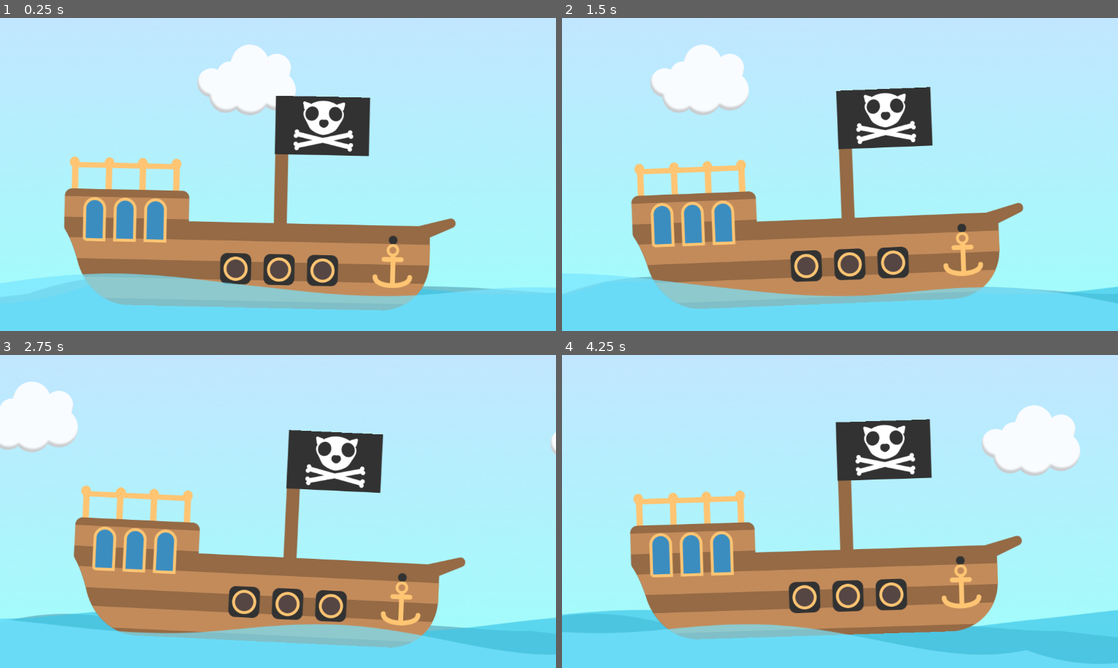
Above: before the commit, frames 1-4 (two rows, left to right).
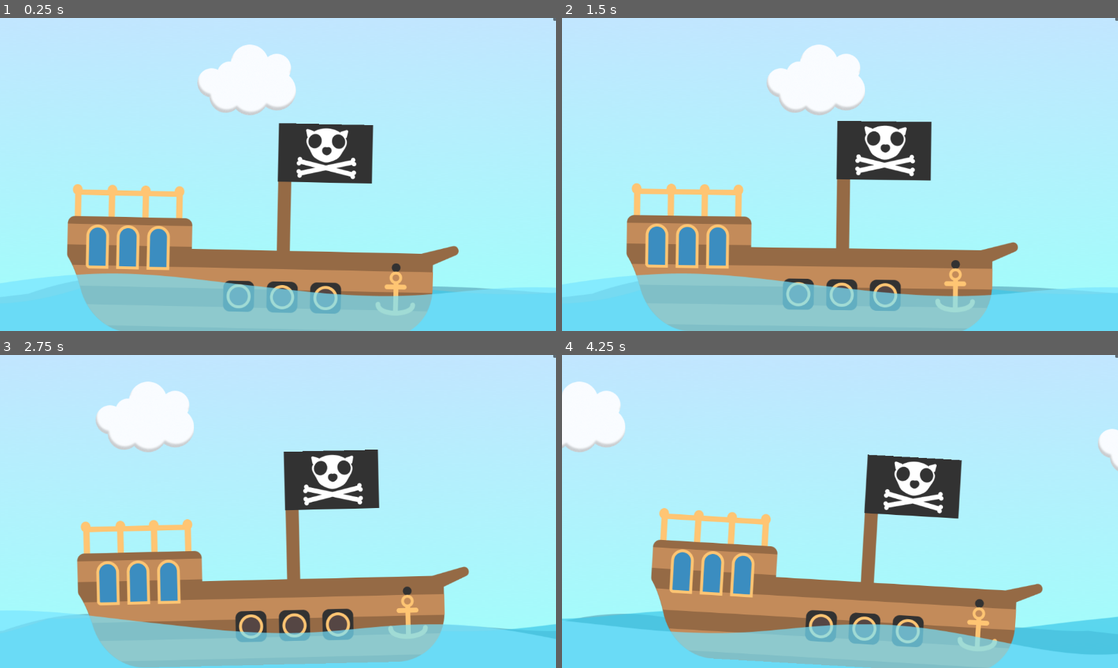
Above: after the commit, the same moments.

Repository: fishygaminglife-del/Pirate-Cats
Game: Godot game, scene res://scene/ship_sailing.tscn
Same seed, same stepped clock (60 frames per second), same inputs: the game is played once before the commit and once after it. The project has no main scene, so this scene is started directly.
Inputs (mouse positions are in pixels of both pictures, inside the frame that each line leads up to):
- Up to frame 1 (0.25 s): no input
- Up to frame 2 (1.5 s): click (1117, 18) at 0.52 s; click (723, 259) at 1.25 s, where only the run after the commit has a clickable "LOAD GAME"
- Up to frame 3 (2.75 s): tap Enter at 2 s; move the mouse to (400, 495) at 2.02 s; hold Right from 2.03 s (still down); tap Alt at 2.1 s; click (400, 495) at 2.17 s
- Up to frame 4 (4.25 s): move the mouse to (728, 527) at 2.77 s; release Right at 2.78 s; hold Down 2.78-3.53 s; tap Shift at 2.85 s; move the mouse to (895, 442) at 3.52 s; hold Right from 3.53 s (still down); tap Alt at 3.6 s

The runs differ from the first frame. In frame 1, 24% of the frame differs, in the area x 11-100%, y 0-100%; in frame 2, 32%; in frame 3, 31%; in frame 4, 36%, in the area x 0-100%, y 0-100%.

Commit message:
Add front boat animation
I added the front boat part to the animation.

Diff:
--- /dev/null
+++ b/pirate-cats/scene/fishing.tscn
@@ -0,0 +1,8 @@
+[gd_scene format=3 uid="uid://d8yknlk0lcm2"]
+
+[node name="Node2D" type="Node2D" unique_id=1008847777]
+
+[node name="Camera2D" type="Camera2D" parent="." unique_id=118414367]
+position = Vector2(582, 348)
+scale = Vector2(0.5, 0.5)
+zoom = Vector2(2, 2)
--- a/pirate-cats/scene/ship_sailing.tscn
+++ b/pirate-cats/scene/ship_sailing.tscn
@@ -5,11 +5,97 @@
 [ext_resource type="Texture2D" uid="uid://curbdxaf7jf86" path="res://assets/clouds.png" id="2_c0c2u"]
 [ext_resource type="Texture2D" uid="uid://bhdiu5db3tbq2" path="res://assets/middleblue.png" id="3_pjvru"]
 [ext_resource type="Texture2D" uid="uid://d1ne8hi4rsd46" path="res://assets/backblue.png" id="4_eqgp1"]
+[ext_resource type="Texture2D" uid="uid://db323u36livna" path="res://assets/catscloud.png" id="4_ifos2"]
 [ext_resource type="Texture2D" uid="uid://bwv6v8yq3f70t" path="res://assets/boat.png" id="5_ifos2"]
 [ext_resource type="Texture2D" uid="uid://cktu0nawmpjoh" path="res://assets/front blue (1).png" id="6_xq2r4"]
+[ext_resource type="Texture2D" uid="uid://csenrcpqgvg1" path="res://assets/catshow.png" id="8_pjvru"]
 
 [sub_resource type="Animation" id="Animation_riyh1"]
 length = 0.001
+tracks/0/type = "value"
+tracks/0/imported = false
+tracks/0/enabled = true
+tracks/0/path = NodePath("parallaxbg/Boat:visible")
+tracks/0/interp = 1
+tracks/0/loop_wrap = true
+tracks/0/keys = {
+"times": PackedFloat32Array(0),
+"transitions": PackedFloat32Array(1),
+"update": 1,
+"values": [true]
+}
+tracks/1/type = "value"
+tracks/1/imported = false
+tracks/1/enabled = true
+tracks/1/path = NodePath("parallaxbg/Camera2D:position")
+tracks/1/interp = 1
+tracks/1/loop_wrap = true
+tracks/1/keys = {
+"times": PackedFloat32Array(0),
+"transitions": PackedFloat32Array(1),
+"update": 0,
+"values": [Vector2(840.8889, 525)]
+}
+tracks/2/type = "value"
+tracks/2/imported = false
+tracks/2/enabled = true
+tracks/2/path = NodePath("parallaxbg/Mid:visible")
+tracks/2/interp = 1
+tracks/2/loop_wrap = true
+tracks/2/keys = {
+"times": PackedFloat32Array(0),
+"transitions": PackedFloat32Array(1),
+"update": 1,
+"values": [true]
+}
+tracks/3/type = "value"
+tracks/3/imported = false
+tracks/3/enabled = true
+tracks/3/path = NodePath("parallaxbg/Back:visible")
+tracks/3/interp = 1
+tracks/3/loop_wrap = true
+tracks/3/keys = {
+"times": PackedFloat32Array(0),
+"transitions": PackedFloat32Array(1),
+"update": 1,
+"values": [true]
+}
+tracks/4/type = "value"
+tracks/4/imported = false
+tracks/4/enabled = true
+tracks/4/path = NodePath("parallaxbg/Front:visible")
+tracks/4/interp = 1
+tracks/4/loop_wrap = true
+tracks/4/keys = {
+"times": PackedFloat32Array(0),
+"transitions": PackedFloat32Array(1),
+"update": 1,
+"values": [true]
+}
+tracks/5/type = "value"
+tracks/5/imported = false
+tracks/5/enabled = true
+tracks/5/path = NodePath("Catshow:visible")
+tracks/5/interp = 1
+tracks/5/loop_wrap = true
+tracks/5/keys = {
+"times": PackedFloat32Array(0),
+"transitions": PackedFloat32Array(1),
+"update": 1,
+"values": [false]
+}
+tracks/6/type = "value"
+tracks/6/imported = false
+tracks/6/enabled = true
+tracks/6/path = NodePath("parallaxbg/Cloude2d:scroll_offset")
+tracks/6/interp = 1
+tracks/6/loop_wrap = true
+tracks/6/keys = {
+"times": PackedFloat32Array(0),
+"transitions": PackedFloat32Array(1),
+"update": 0,
+"values": [Vector2(-13, -136)]
+}
 
 [sub_resource type="Animation" id="Animation_2e2bh"]
 resource_name = "boat craddle"
@@ -29,7 +115,7 @@
 tracks/1/type = "value"
 tracks/1/imported = false
 tracks/1/enabled = true
-tracks/1/path = NodePath("parallaxbg/Camera2D/Boat:rotation")
+tracks/1/path = NodePath("parallaxbg/Boat:rotation")
 tracks/1/interp = 1
 tracks/1/loop_wrap = true
 tracks/1/keys = {
@@ -41,7 +127,7 @@
 tracks/2/type = "value"
 tracks/2/imported = false
 tracks/2/enabled = true
-tracks/2/path = NodePath("parallaxbg/Camera2D/Boat:position")
+tracks/2/path = NodePath("parallaxbg/Boat:position")
 tracks/2/interp = 1
 tracks/2/loop_wrap = true
 tracks/2/keys = {
@@ -50,11 +136,112 @@
 "update": 0,
 "values": [Vector2(-2, 50), Vector2(19.06665, 68), Vector2(15.697758, 45.999977), Vector2(15.217762, 61.999947), Vector2(29.582262, 49.999947), Vector2(31.804451, 61.999958), Vector2(13.982124, 34.000053), Vector2(-2, 50)]
 }
+tracks/3/type = "value"
+tracks/3/imported = false
+tracks/3/enabled = true
+tracks/3/path = NodePath("parallaxbg/Boat:position")
+tracks/3/interp = 1
+tracks/3/loop_wrap = true
+tracks/3/keys = {
+"times": PackedFloat32Array(0, 5),
+"transitions": PackedFloat32Array(1, 1),
+"update": 0,
+"values": [Vector2(-288, 525), Vector2(840.8889, 525)]
+}
+
+[sub_resource type="Animation" id="Animation_xq2r4"]
+resource_name = "showcats"
+length = 2.0
+tracks/0/type = "value"
+tracks/0/imported = false
+tracks/0/enabled = true
+tracks/0/path = NodePath("parallaxbg/Boat:visible")
+tracks/0/interp = 1
+tracks/0/loop_wrap = true
+tracks/0/keys = {
+"times": PackedFloat32Array(0, 1.0533333),
+"transitions": PackedFloat32Array(1, 1),
+"update": 1,
+"values": [true, false]
+}
+tracks/1/type = "value"
+tracks/1/imported = false
+tracks/1/enabled = true
+tracks/1/path = NodePath("parallaxbg/Camera2D:position")
+tracks/1/interp = 1
+tracks/1/loop_wrap = true
+tracks/1/keys = {
+"times": PackedFloat32Array(0, 1.0533, 2),
+"transitions": PackedFloat32Array(1, 1, 1),
+"update": 0,
+"values": [Vector2(840.8889, 525), Vector2(840.8889, -147), Vector2(840.8889, 582)]
+}
+tracks/2/type = "value"
+tracks/2/imported = false
+tracks/2/enabled = true
+tracks/2/path = NodePath("parallaxbg/Mid:visible")
+tracks/2/interp = 1
+tracks/2/loop_wrap = true
+tracks/2/keys = {
+"times": PackedFloat32Array(0, 1.0333333),
+"transitions": PackedFloat32Array(1, 1),
+"update": 1,
+"values": [true, false]
+}
+tracks/3/type = "value"
+tracks/3/imported = false
+tracks/3/enabled = true
+tracks/3/path = NodePath("parallaxbg/Back:visible")
+tracks/3/interp = 1
+tracks/3/loop_wrap = true
+tracks/3/keys = {
+"times": PackedFloat32Array(0, 1.0333333),
+"transitions": PackedFloat32Array(1, 1),
+"update": 1,
+"values": [true, false]
+}
+tracks/4/type = "value"
+tracks/4/imported = false
+tracks/4/enabled = true
+tracks/4/path = NodePath("parallaxbg/Front:visible")
+tracks/4/interp = 1
+tracks/4/loop_wrap = true
+tracks/4/keys = {
+"times": PackedFloat32Array(0, 1.0333333),
+"transitions": PackedFloat32Array(1, 1),
+"update": 1,
+"values": [true, false]
+}
+tracks/5/type = "value"
+tracks/5/imported = false
+tracks/5/enabled = true
+tracks/5/path = NodePath("Catshow:visible")
+tracks/5/interp = 1
+tracks/5/loop_wrap = true
+tracks/5/keys = {
+"times": PackedFloat32Array(0, 1.0333333),
+"transitions": PackedFloat32Array(1, 1),
+"update": 1,
+"values": [false, true]
+}
+tracks/6/type = "value"
+tracks/6/imported = false
+tracks/6/enabled = true
+tracks/6/path = NodePath("parallaxbg/Cloude2d:scroll_offset")
+tracks/6/interp = 1
+tracks/6/loop_wrap = true
+tracks/6/keys = {
+"times": PackedFloat32Array(0, 1.02),
+"transitions": PackedFloat32Array(1, 1),
+"update": 0,
+"values": [Vector2(-13, -136), Vector2(30, -179)]
+}
 
 [sub_resource type="AnimationLibrary" id="AnimationLibrary_5fpcd"]
 _data = {
 &"RESET": SubResource("Animation_riyh1"),
-&"boat craddle": SubResource("Animation_2e2bh")
+&"boat craddle": SubResource("Animation_2e2bh"),
+&"showcats": SubResource("Animation_xq2r4")
 }
 
 [node name="Node2D" type="Node2D" unique_id=332542109]
@@ -62,6 +249,17 @@
 
 [node name="Bg" type="Sprite2D" parent="." unique_id=1742924480]
 position = Vector2(501, 517)
+scale = Vector2(3.859375, 0.53549385)
+texture = ExtResource("1_1ymlp")
+
+[node name="Bg2" type="Sprite2D" parent="." unique_id=1085748962]
+position = Vector2(501, 170)
+scale = Vector2(3.859375, 0.53549385)
+texture = ExtResource("1_1ymlp")
+flip_v = true
+
+[node name="Bg3" type="Sprite2D" parent="." unique_id=249297316]
+position = Vector2(501, -177)
 scale = Vector2(3.859375, 0.53549385)
 texture = ExtResource("1_1ymlp")
 
@@ -79,6 +277,17 @@
 texture = ExtResource("2_c0c2u")
 centered = false
 
+[node name="Cloude2d2" type="Parallax2D" parent="parallaxbg" unique_id=861553152]
+scroll_scale = Vector2(0.4, 0.4)
+scroll_offset = Vector2(-1271, -292)
+repeat_size = Vector2(1152, 0)
+repeat_times = 2
+
+[node name="Catscloud" type="Sprite2D" parent="parallaxbg/Cloude2d2" unique_id=1591837801]
+position = Vector2(1087, 100)
+scale = Vector2(0.5805083, 0.5805083)
+texture = ExtResource("4_ifos2")
+
 [node name="Back" type="Parallax2D" parent="parallaxbg" unique_id=1560224030]
 scale = Vector2(0.5, 0.5)
 scroll_scale = Vector2(0.1, 0.1)
@@ -103,14 +312,21 @@
 texture = ExtResource("4_eqgp1")
 centered = false
 
+[node name="Boat" type="Sprite2D" parent="parallaxbg" unique_id=1432534839]
+position = Vector2(-290, 575)
+scale = Vector2(0.5, 0.5)
+texture = ExtResource("5_ifos2")
+
 [node name="Camera2D" type="Camera2D" parent="parallaxbg" unique_id=1861970315]
-position = Vector2(-288, 525)
+position = Vector2(840.8889, 525)
 scale = Vector2(0.5, 0.5)
 zoom = Vector2(2, 2)
 
-[node name="Boat" type="Sprite2D" parent="parallaxbg/Camera2D" unique_id=1432534839]
-position = Vector2(-2, 50)
-texture = ExtResource("5_ifos2")
+[node name="Button" type="Button" parent="parallaxbg/Camera2D" unique_id=631269876]
+offset_left = 570.0
+offset_top = -326.0
+offset_right = 578.0
+offset_bottom = -318.0
 
 [node name="Front" type="Parallax2D" parent="parallaxbg" unique_id=415243839]
 scale = Vector2(0.5, 0.5)
@@ -126,3 +342,11 @@
 
 [node name="AnimationPlayer" type="AnimationPlayer" parent="." unique_id=878352042]
 libraries/ = SubResource("AnimationLibrary_5fpcd")
+
+[node name="Catshow" type="Sprite2D" parent="." unique_id=1735153117]
+visible = false
+position = Vector2(841.8548, 604.3125)
+scale = Vector2(0.39804977, 0.39804974)
+texture = ExtResource("8_pjvru")
+
+[connection signal="pressed" from="parallaxbg/Camera2D/Button" to="." method="_on_button_pressed"]
--- a/pirate-cats/script/SaveManager.gd
+++ b/pirate-cats/script/SaveManager.gd
@@ -4,6 +4,22 @@
 var current_slot = 0
 var scene = 1
 var coins = 0
+
+
+func save_game(slot: int) -> void:
+	var path = SAVE_FOLDER + "save_%d.json" % slot
+
+	var data = {
+		"saved_at": Time.get_datetime_string_from_system(),
+		"scene": scene
+	}
+
+	var file = FileAccess.open(path, FileAccess.WRITE)
+	file.store_string(JSON.stringify(data))
+	file.close()
+
+	await RenderingServer.frame_post_draw
+	save_screenshot(slot)
 
 func delete_save(slot: int):
 	var save_path = SAVE_FOLDER + "save_%d.json" % slot
@@ -23,20 +39,6 @@
 
 	get_tree().quit()
 
-func save_game(slot: int) -> void:
-	var path = SAVE_FOLDER + "save_%d.json" % slot
-
-	var data = {
-		"saved_at": Time.get_datetime_string_from_system(),
-		"scene": scene
-	}
-
-	var file = FileAccess.open(path, FileAccess.WRITE)
-	file.store_string(JSON.stringify(data))
-	file.close()
-
-	await RenderingServer.frame_post_draw
-	save_screenshot(slot)
 
 func load_game(slot: int):
 	var path = SAVE_FOLDER + "save_%d.json" % slot
--- a/pirate-cats/script/ship_sailing.gd
+++ b/pirate-cats/script/ship_sailing.gd
@@ -3,3 +3,8 @@
 func _ready() -> void:
 	SaveManager.save_game(SaveManager.current_slot)
 	$AnimationPlayer.play("boat craddle")
+	await $AnimationPlayer.animation_finished
+	$AnimationPlayer.play("showcats")
+
+func _on_button_pressed() -> void:
+	get_tree().change_scene_to_file("res://scene/loading.tscn")
Binary file added: pirate-cats/assets/catscloud.png
Not shown, added: pirate-cats/assets/catscloud.png.import
Binary file added: pirate-cats/assets/catshow.png
Not shown, added: pirate-cats/assets/catshow.png.import
